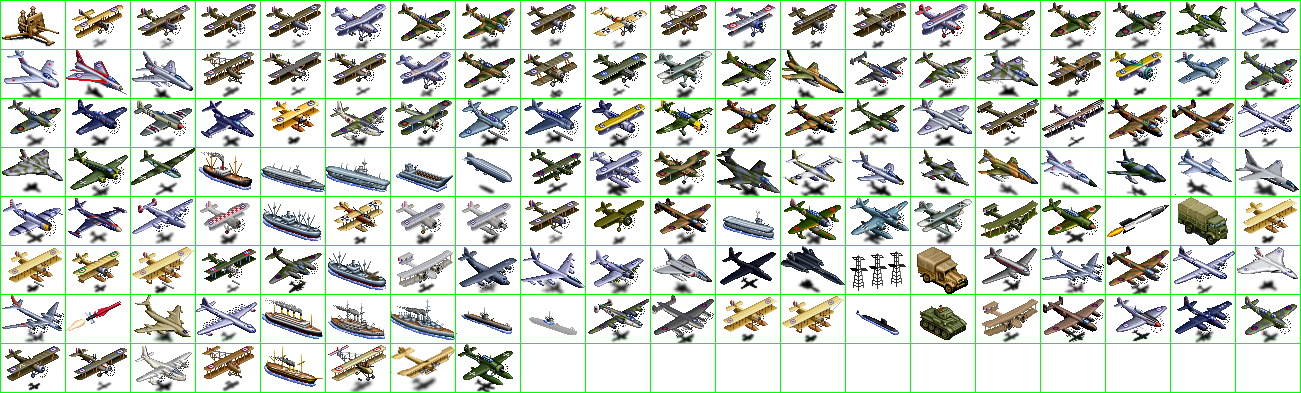
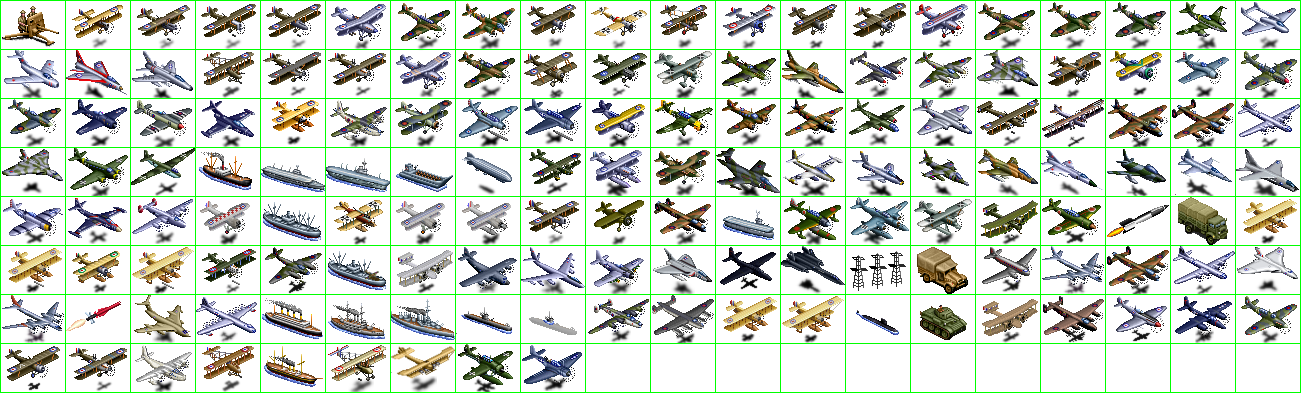
Revision of a layered 1301x393 image; what changed, layer by layer:
painted on "units" over box(522, 345, 582, 391)
